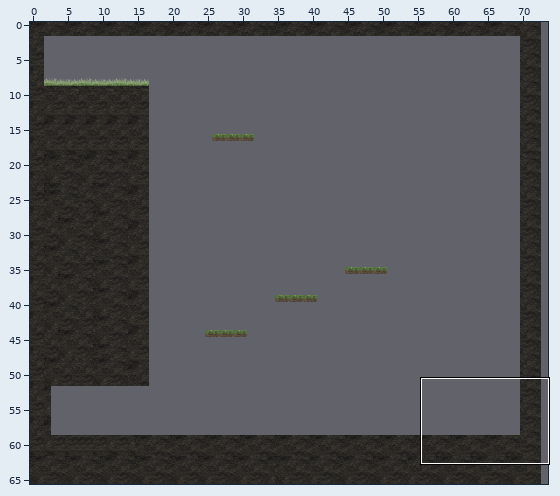
Tiled map, stored at _code/_levels/map_level2.tmx. Above: a wide view before the commit, with the close-up outlined.
Close-up. As it was:
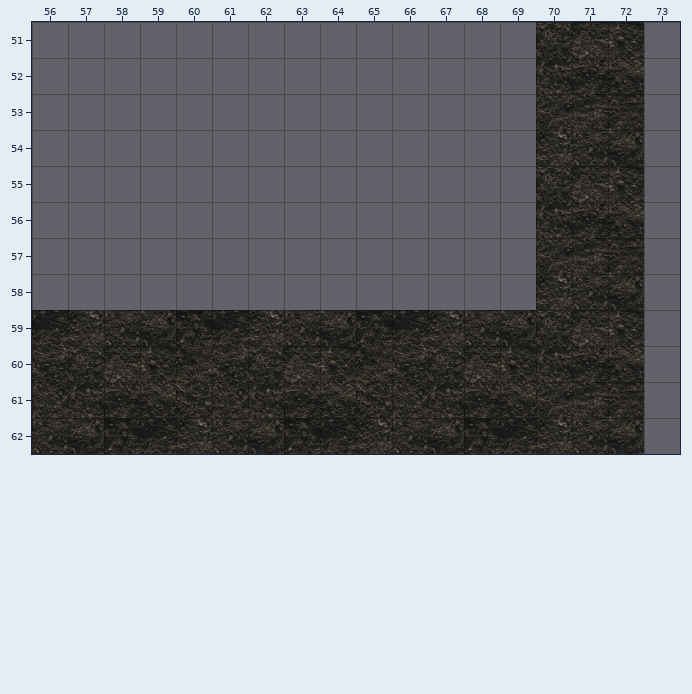
Cells are 64x64 px. Shown: x 56..73, y 51..62. The commit also changed other parts of the map, which this record leaves out. The old version is drawn lined up with the new one.
After:
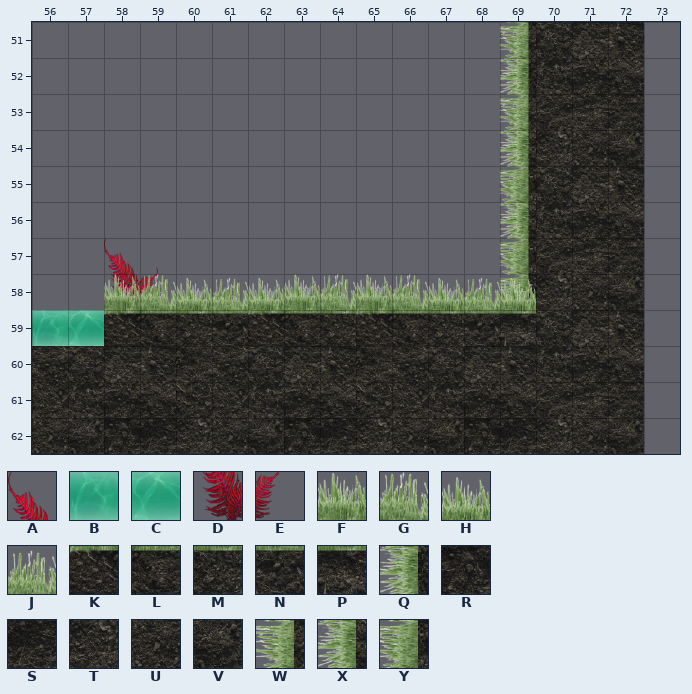
Key: from "sprite_props": A 22, B 32, C 33, D 42, E 43, F 61, G 62, H 63, J 64, K 81, L 82, M 83, N 84, P 85, Q 100, R 101, S 102, T 103, U 104, V 105, W 120, X 140, Y 160.
_ is an empty cell.
Tiles of an added or newly shown layer are drawn over the layers below it.
Diff:
map size 100x100 -> 73x66 cells
Layer "plantes" (added):
y 57: x 58 _ -> A
y 58: x 58..59 __ -> DE
Layer "plateforme_collide":
y 51: x 69 _ -> W
y 52: x 69 _ -> Q
y 53: x 69 _ -> W
y 54: x 69 _ -> X
y 55: x 69 _ -> Y
y 56: x 69 _ -> X
y 57..58: x 69 _ -> Y
y 59: x 56..69 STUVRSTUVRSTUV -> _MKLMNKLMKLMNP
Layer "plateforme_traverse":
y 58: x 58..69 ____________ -> FGHJHFGFGHJH
y 59: x 56..57 __ -> BC
